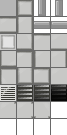
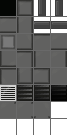
Comparing the layer stacks of the two w=67, h=135 images. Changes:
removed layer "floor" over [0, 0, 16, 16]
added layer "Ebene 1" above "floor_shadows" over [0, 0, 67, 118]
added layer "floor_base" above "stairs" over [0, 0, 16, 16]
